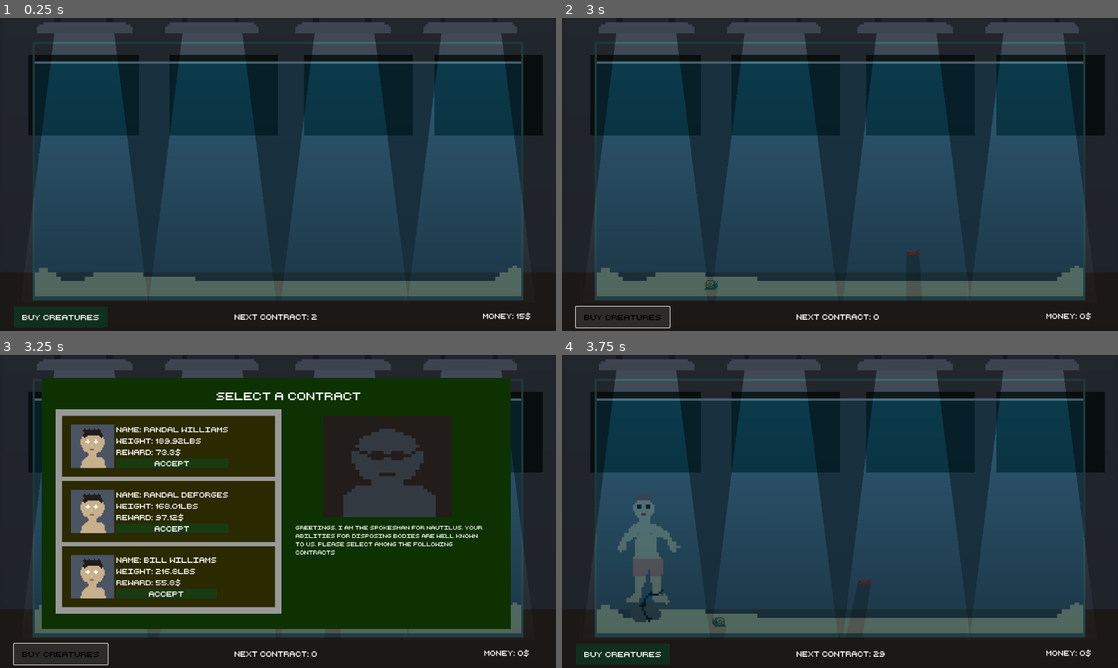
Above: before the commit, frames 1-4 (two rows, left to right).
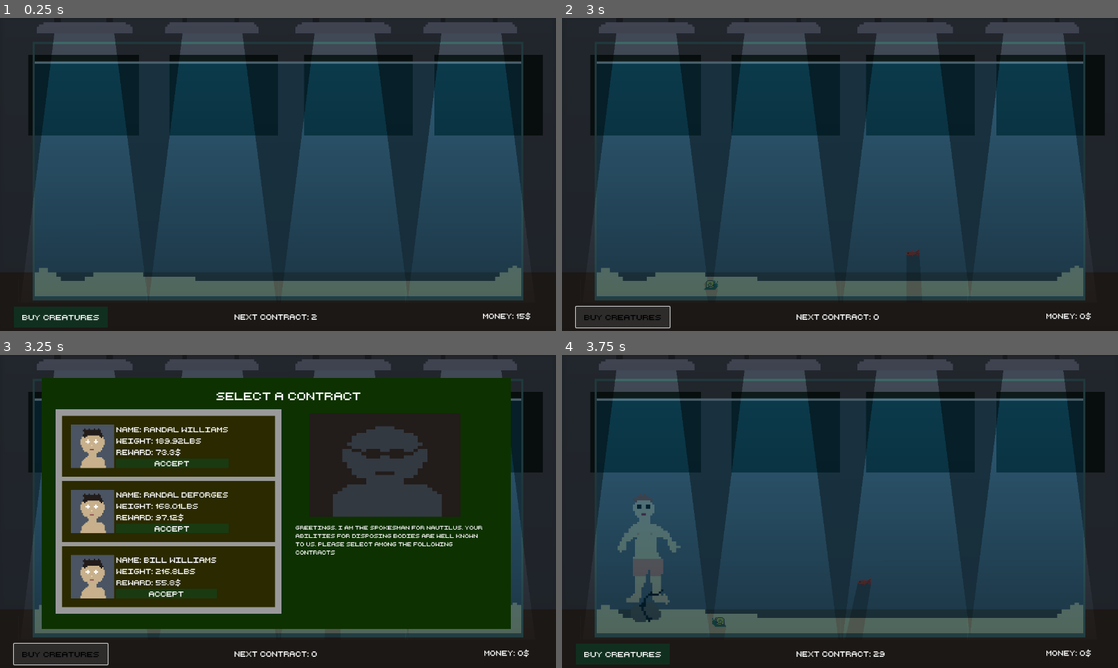
Above: after the commit, the same moments.

Repository: adrientremblay/ld56
Game: Godot game, scene res://scenes/game_screen.tscn
Same seed, same stepped clock (60 frames per second), same inputs: the game is played once before the commit and once after it.
Inputs:
- Up to frame 1 (0.25 s): no input
- Up to frame 2 (3 s): click "Buy Creatures" at 0.5 s; click "buy snail" at 1.25 s; click "Buy Fish" at 2 s; click "Buy Creatures" at 2.75 s
- Up to frame 3 (3.25 s): no input
- Up to frame 4 (3.75 s): click "Accept" at 3.5 s

Frames 1-2 are identical in both runs. In frame 3, 2.4% of the frame differs, in the area x 55-83%, y 18-52%; in frame 4, nothing differs.

Commit message:
animated spokesman

Diff:
--- a/scenes/ContractMenu.gd
+++ b/scenes/ContractMenu.gd
@@ -15,8 +15,9 @@
 signal should_spawn_corpse(person_name, weight, reward)
 signal contract_menu_opened
 
-func _onready():
+func _ready() -> void:
 	self.visible = false
+	$Spokesman.play()
 
 func _on_new_contract_timer_timeout() -> void:
 	# empty contract list
--- a/scenes/game_screen.tscn
+++ b/scenes/game_screen.tscn
@@ -8,9 +8,9 @@
 [ext_resource type="Texture2D" uid="uid://by5yr2j6yd8xi" path="res://assets/art/light_texture.png" id="4_lrlsq"]
 [ext_resource type="Script" path="res://scenes/UI.gd" id="4_sfu83"]
 [ext_resource type="PackedScene" uid="uid://f3722j5e8eqm" path="res://scenes/corpse.tscn" id="4_tr83u"]
-[ext_resource type="Texture2D" uid="uid://dpi5tefilv2my" path="res://assets/art/spokesman.png" id="7_5muyo"]
 [ext_resource type="Script" path="res://scenes/ContractMenu.gd" id="8_u3xyv"]
 [ext_resource type="PackedScene" uid="uid://83gh73m2e22b" path="res://scenes/contract.tscn" id="10_j63wu"]
+[ext_resource type="Texture2D" uid="uid://d1q7qualbgshl" path="res://assets/art/spokesman-Sheet.png" id="12_u5qvl"]
 [ext_resource type="AudioStream" uid="uid://b1ff8obdl5xsk" path="res://assets/audio/theme_song.mp3" id="12_x36kj"]
 [ext_resource type="PackedScene" uid="uid://bx2cxds4tduly" path="res://scenes/water_creature.tscn" id="13_kriy5"]
 
@@ -31,6 +31,28 @@
 fill_to = Vector2(0.570776, 0)
 
 [sub_resource type="CanvasItemMaterial" id="CanvasItemMaterial_r6l3h"]
+
+[sub_resource type="AtlasTexture" id="AtlasTexture_eslt3"]
+atlas = ExtResource("12_u5qvl")
+region = Rect2(0, 0, 32, 32)
+
+[sub_resource type="AtlasTexture" id="AtlasTexture_i1qic"]
+atlas = ExtResource("12_u5qvl")
+region = Rect2(32, 0, 32, 32)
+
+[sub_resource type="SpriteFrames" id="SpriteFrames_udfuc"]
+animations = [{
+"frames": [{
+"duration": 1.0,
+"texture": SubResource("AtlasTexture_eslt3")
+}, {
+"duration": 1.0,
+"texture": SubResource("AtlasTexture_i1qic")
+}],
+"loop": true,
+"name": &"default",
+"speed": 5.0
+}]
 
 [sub_resource type="StyleBoxFlat" id="StyleBoxFlat_vnyj0"]
 
@@ -142,6 +164,7 @@
 expand_icon = true
 
 [node name="CreatureMenu" type="PanelContainer" parent="UI"]
+visible = false
 light_mask = 0
 layout_mode = 0
 offset_left = 264.0
@@ -179,7 +202,6 @@
 text = "Buy Fish"
 
 [node name="ContractMenu" type="Panel" parent="UI"]
-visible = false
 light_mask = 0
 layout_mode = 0
 offset_left = 96.0
@@ -202,14 +224,12 @@
 text = "Select a Contract"
 horizontal_alignment = 1
 
-[node name="TextureRect" type="TextureRect" parent="UI/ContractMenu"]
-light_mask = 0
-layout_mode = 0
-offset_left = 648.0
-offset_top = 88.0
-offset_right = 944.0
-offset_bottom = 320.0
-texture = ExtResource("7_5muyo")
+[node name="Spokesman" type="AnimatedSprite2D" parent="UI/ContractMenu"]
+light_mask = 0
+position = Vector2(790.25, 200.25)
+scale = Vector2(10.8906, 7.45313)
+sprite_frames = SubResource("SpriteFrames_udfuc")
+frame_progress = 0.707878
 
 [node name="Label" type="Label" parent="UI/ContractMenu"]
 light_mask = 0
Binary file added: assets/art/spokesman-Sheet.png
Not shown, added: assets/art/spokesman-Sheet.png.import
Binary file changed: assets/art/spokesman.aseprite
Binary file added: assets/art/x.png
Not shown, added: assets/art/x.png.import
Not shown: 1 places in scenes/game_screen.tscn that only renumber resources
